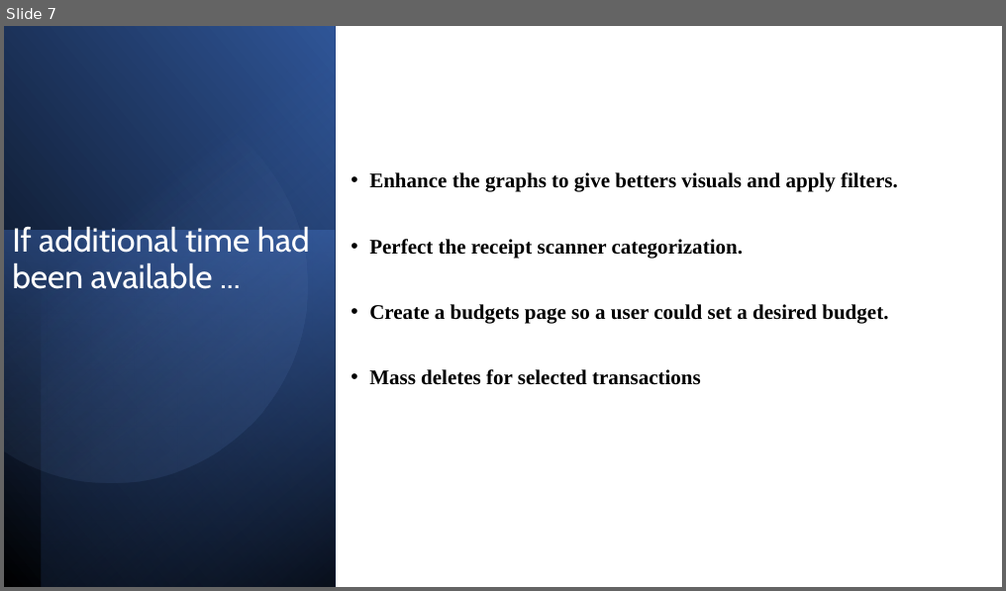
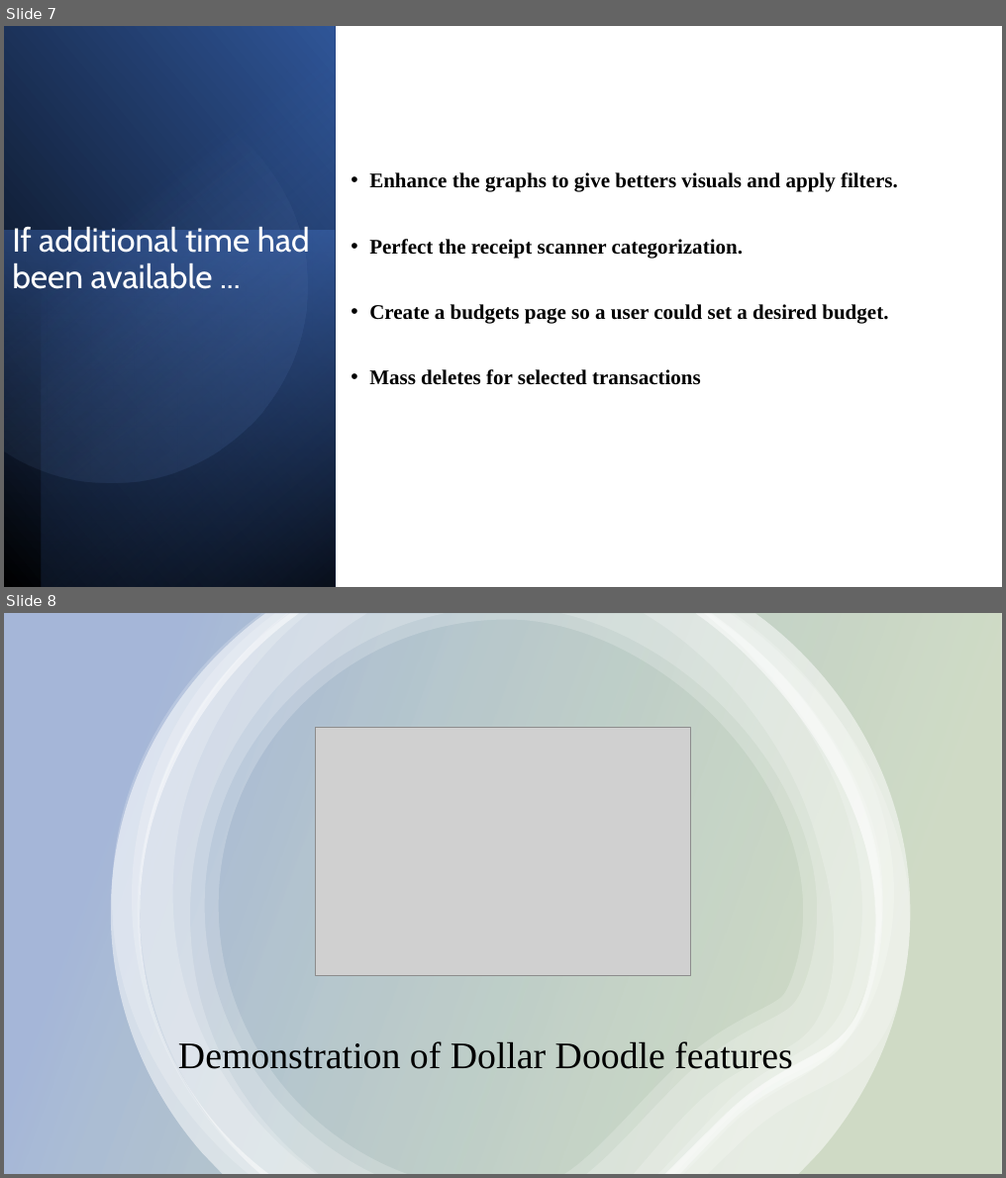
Before and after one commit to Buesse7310/Dollar-Doodle, a slide deck: docs/finalvideo/Dollar_Doodle-Final.pptx. Shown one above the other, each under a label of ours: slide 7 before the commit, slides 7 and 8 after it. The pictures are 1006x591 and 1006x1178 pixels, drawn with LibreOffice and Linux fonts; fonts in the diff are those of the drawing; grey boxes stand for pictures; background and template pictures are left out. Boxes give left, top, right and bottom in pixels: in the first picture for what was removed or moved away, otherwise in the second. Text is boxed around its words. In the diff, an @@ line names an element or a change of style, - is before the commit and + after.

```diff
--- a/docs/finalvideo/Dollar_Doodle-Final.pptx
+++ b/docs/finalvideo/Dollar_Doodle-Final.pptx
@@ slide 8 added at (x1=4, y1=613, x2=1002, y2=1174), background #E9E7E7 @@
@@ rectangle added at (x1=4, y1=613, x2=1002, y2=1174), fill gradient #70AD47 to #4472C4 @@
@@ group added at (x1=111, y1=613, x2=911, y2=1174): 6 freeform shapes @@
@@ picture added at (x1=316, y1=727, x2=690, y2=976) @@
@@ text added at (x1=178, y1=1042, x2=792, y2=1076), 36 pt, text #000000 @@
+Demonstration of Dollar Doodle features
```
Also in this commit, not shown: 1 slide changed, 1 slide removed.
